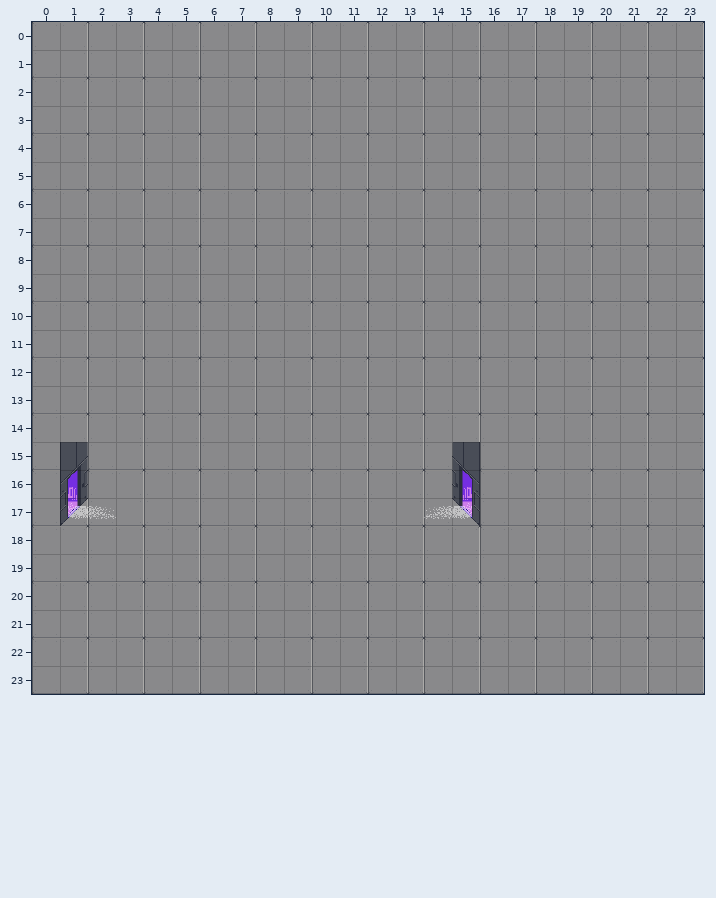
Two states of a Tiled map, lobby.tmx. The picture above was drawn from the file before the commit.
Cells are 32x32 px. Shown: x 0..23, y 0..23.
Once edited:
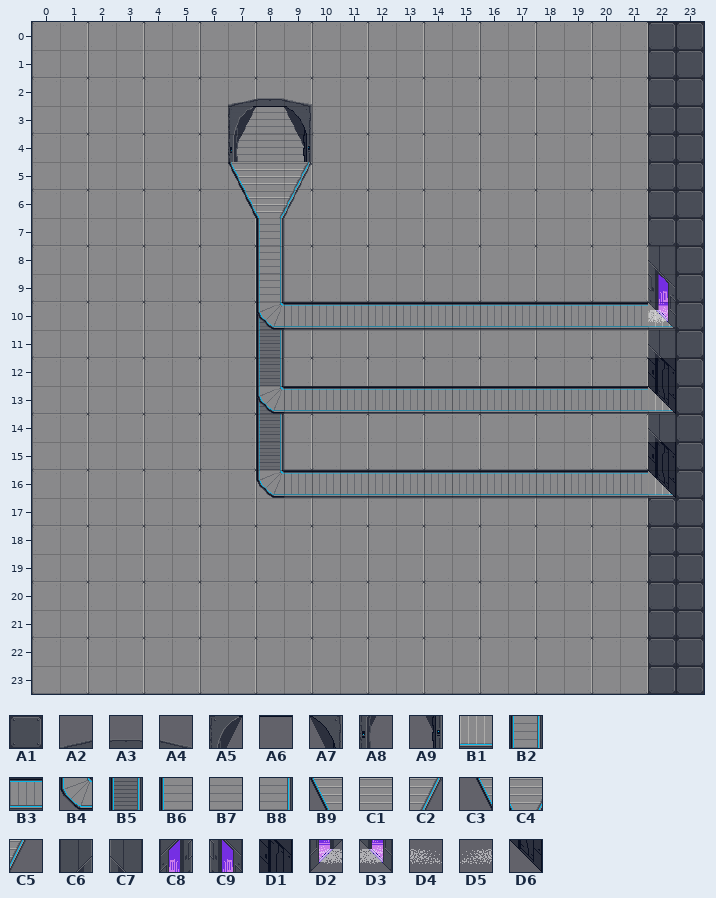
Key: from "rc3-mullana-floor-wall": A1 0, A2 40, A3 41, A4 42, A5 56, A6 57, A7 58, A8 72, A9 74, B1 76, B2 112, B3 112 turned 90, B4 113, B5 115, B6 122, B7 123, B8 124, B9 128, C1 129, C2 130, C3 144, C4 145, C5 146, C6 208, C7 208 flipped left-right, C8 224, C9 224 flipped left-right, D1 226, D2 240, D3 240 flipped left-right, D4 241, D5 241 flipped left-right, D6 242.
__ is an empty cell.
Tiles of an added or newly shown layer are drawn over the layers below it.
Message: make a quick lobby that looks like it's leading to more places
From old to new:
Layer "walkways-lower" (added):
There is now tile B5 in row 10 at x 8; in rows 12 to 15 at x 8.
Layer "walkways" (added):
There is now tile B1 in row 10 at x 22; in row 13 at x 22; in row 16 at x 22.
There is now tile B2 in rows 7 to 9 at x 8.
There is now tile B3 in row 10 at x 9 to 21; in row 13 at x 9 to 21; in row 16 at x 9 to 21.
There is now tile B4 in row 10 at x 8; in row 13 at x 8; in row 16 at x 8.
There is now tile B5 in row 11 at x 8.
There is now tile B6 in rows 3 to 4 at x 7.
There is now tile B7 in rows 3 to 4 at x 8.
There is now tile B8 in rows 3 to 4 at x 9.
There is now tile B9 in row 5 at x 7.
There is now tile C1 in row 5 at x 8.
There is now tile C2 in row 5 at x 9.
There is now tile C3 in row 6 at x 7.
There is now tile C4 in row 6 at x 8.
There is now tile C5 in row 6 at x 9.
Layer "main":
There is now tile A1 in rows 0 to 7 at x 22 to 23; in rows 8 to 16 at x 23; in rows 17 to 23 at x 22 to 23.
There is now tile A2 in row 2 at x 7.
There is now tile A3 in row 2 at x 8.
There is now tile A4 in row 2 at x 9.
There is now tile A5 in row 3 at x 7.
There is now tile A6 in row 3 at x 8.
There is now tile A7 in row 3 at x 9.
There is now tile A8 in row 4 at x 7.
There is now tile A9 in row 4 at x 9.
There is now tile C7 in row 8 at x 22; in row 11 at x 22; in row 14 at x 22.
There is now tile C9 in row 9 at x 22.
There is now tile D1 in row 12 at x 22; in row 15 at x 22.
There is now tile D3 in row 10 at x 22.
There is now tile D6 in row 13 at x 22; in row 16 at x 22.
Tile C6 is gone in row 15 at x 1.
Tile C7 is gone in row 15 at x 15.
Tile C8 is gone in row 16 at x 1.
Tile C9 is gone in row 16 at x 15.
Tile D2 is gone in row 17 at x 1.
Tile D3 is gone in row 17 at x 15.
Tile D4 is gone in row 17 at x 2.
Tile D5 is gone in row 17 at x 14.
Where, in picture pixels (left, top, right, bottom), the same in both pictures:
changed: (228, 22, 704, 694)
removed: (60, 442, 116, 526)
